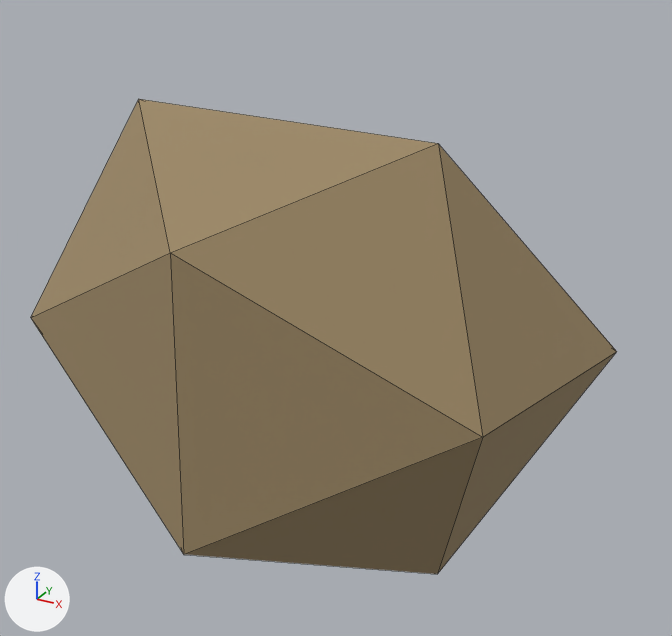
The glTF model public/maps/desert/pebble.glb: old version first, new version second.
The view is the same before and after, from a 50 mm camera at (1.409, -2.649, 1.196) aimed at (0.14, -0.344, 0.043). The axes (+X, +Y, +Z) are drawn at lower left. The lights are the same throughout. The older version comes first. Mesh edges are drawn as thin lines. Where no turn or scale is listed for an object, it has been applied to the vertices. Vertices at exactly the same position are counted once.

Names of what the first picture shows: 'PebbleMesh'.
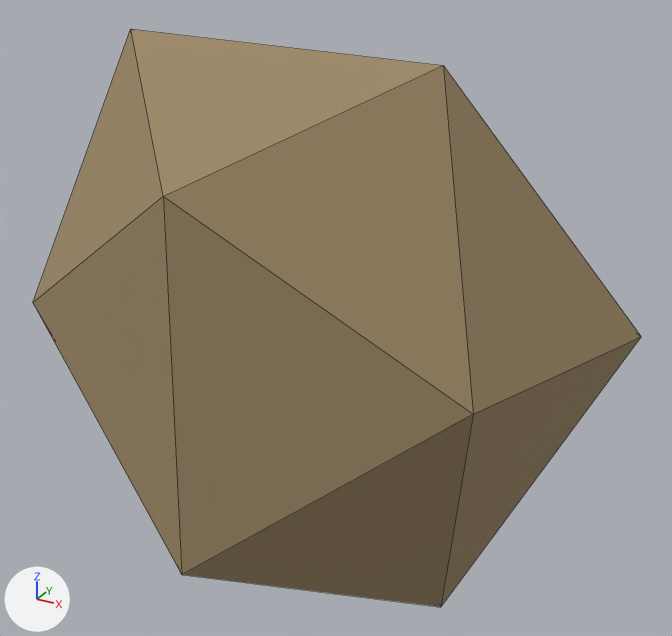
Location of each change, [x1, y1, x2, y2] in pixels of the pictures (672 x 636 px):
```json
{"object": "PebbleMesh", "change": "reshaped", "before": [31, 99, 617, 574], "after": [33, 29, 641, 607], "on screen": "22% taller"}
```

Scene script edits in JSON lines:
```json
{"block": "me_mesh_0", "where": "# used by ob_pebblemesh; location = (0.0, 0.0, 0.0)"}
{"op": "remove", "block": "me_mesh_0", "code": "me_mesh_0.from_pydata(...)  # 12 vertices, 20 faces; spans x -0.94..0.94, y -0.98..0.12, z -0.75..0.67"}
{"op": "add", "block": "me_mesh_0", "code": "me_mesh_0.from_pydata(...)  # 12 vertices, 20 faces; spans x -1.0..1.0, y -1.0..0.0, z -0.87..0.87"}
{"block": "me_mesh_0", "change": "me_mesh_0 part 1"}
{"op": "set", "path": "me_mesh_0.vertices[0].co", "old": "(-0.76, -0.73, 0.0)", "new": "(-0.74, -0.73, 0.06)", "note": "pixel (30, 317) -> pixel (32, 302)"}
{"op": "set", "path": "me_mesh_0.vertices[1].co", "old": "(0.0, -0.94, 0.42)", "new": "(0.0, -0.95, 0.57)", "note": "pixel (170, 252) -> pixel (163, 196)"}
{"op": "set", "path": "me_mesh_0.vertices[2].co", "old": "(-0.5, -0.42, 0.67)", "new": "(-0.51, -0.43, 0.87)", "note": "pixel (138, 98) -> pixel (130, 28)"}
{"op": "set", "path": "me_mesh_0.vertices[3].co", "old": "(0.48, -0.42, 0.64)", "new": "(0.49, -0.43, 0.84)", "note": "pixel (438, 143) -> pixel (443, 65)"}
{"op": "set", "path": "me_mesh_0.vertices[4].co", "old": "(0.0, 0.08, 0.39)", "new": "(0.0, 0.0, 0.53)"}
{"op": "set", "path": "me_mesh_0.vertices[5].co", "old": "(-0.94, -0.07, 0.0)", "new": "(-1.0, -0.06, 0.06)"}
{"op": "set", "path": "me_mesh_0.vertices[6].co", "old": "(0.76, -0.73, 0.0)", "new": "(0.74, -0.73, 0.06)", "note": "pixel (482, 437) -> pixel (473, 414)"}
{"op": "set", "path": "me_mesh_0.vertices[7].co", "old": "(0.0, -0.98, -0.47)", "new": "(0.0, -1.0, -0.52)", "note": "pixel (183, 554) -> pixel (181, 574)"}
{"op": "set", "path": "me_mesh_0.vertices[8].co", "old": "(-0.57, -0.42, -0.75)", "new": "(-0.58, -0.43, -0.87)"}
{"op": "set", "path": "me_mesh_0.vertices[9].co", "old": "(0.0, 0.12, -0.44)", "new": "(0.0, 0.0, -0.49)"}
{"op": "set", "path": "me_mesh_0.vertices[10].co", "old": "(0.94, -0.07, 0.0)", "new": "(1.0, -0.07, 0.06)", "note": "pixel (616, 351) -> pixel (641, 336)"}
{"op": "set", "path": "me_mesh_0.vertices[11].co", "old": "(0.55, -0.42, -0.72)", "new": "(0.57, -0.43, -0.84)", "note": "pixel (437, 574) -> pixel (440, 607)"}
```
